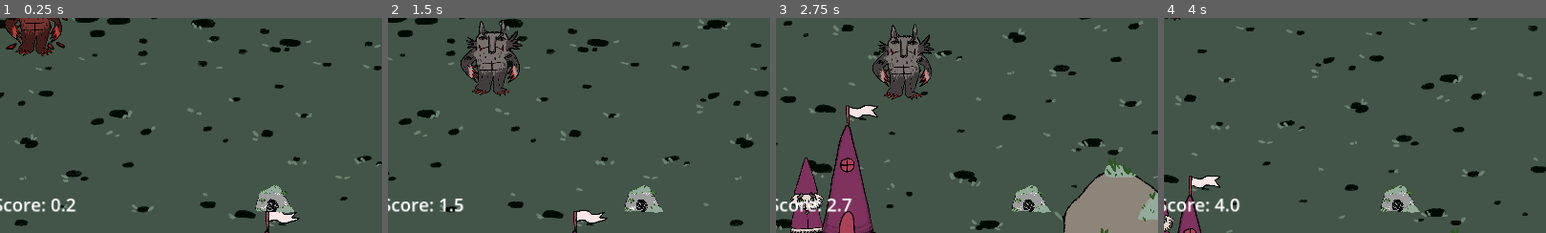
Above: before the commit, frames 1-4 (left to right).
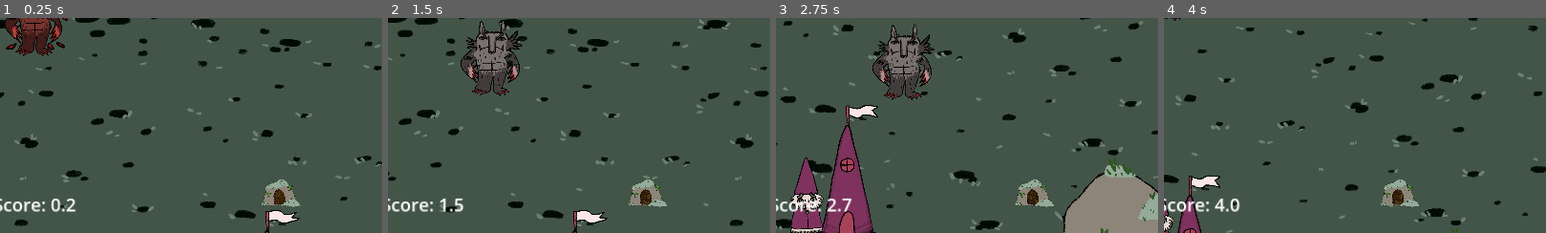
Above: after the commit, the same moments.

Repository: TheJP/GMTKGameJam2023
Game: Godot game, scene res://main.tscn
The game is run twice, just before and just after one commit, with the same random seed, the same clock (stepped at 60 frames per second) and the same inputs.
Inputs (mouse positions are % of the whole screen's width and height, from its top left):
- Up to frame 1 (0.25 s): no input
- Up to frame 2 (1.5 s): move the mouse to (72, 45) at 0.52 s; press the mouse at (72, 45) at 0.53 s; hold D (move_right) 0.53-1.28 s; move the mouse to (30, 55) at 1.27 s; release the mouse at (30, 55) at 1.28 s; hold S (move_down) from 1.28 s (still down); click (30, 55) at 1.35 s
- Up to frame 3 (2.75 s): move the mouse to (60, 28) at 2.02 s; release S (move_down) at 2.03 s; press the mouse at (60, 28) at 2.03 s; hold D (move_right) from 2.03 s (still down)
- Up to frame 4 (4 s): move the mouse to (45, 70) at 2.77 s; release D (move_right) at 2.78 s; release the mouse at (45, 70) at 2.78 s; hold W (move_up) 2.78-3.53 s; click (45, 70) at 2.85 s; move the mouse to (80, 65) at 3.52 s; press the mouse at (80, 65) at 3.53 s; hold A (move_left) from 3.53 s (still down)
The pictures show only the part of the screen within x 46-96%, y 50-100%; the shares and areas given below are measured in that part.

The runs differ from the first frame. In frame 1, 1.2% of the frame differs, in the area x 66-79%, y 75-91%; in frame 2, 1.1%; in frame 3, 1.1%; in frame 4, 1.0%.

Commit message:
Updated monster lair image

Diff:
--- a/GMTKGameJam2023/UIElements/monster_lair_indicator.gd
+++ b/GMTKGameJam2023/UIElements/monster_lair_indicator.gd
@@ -1,6 +1,6 @@
 extends TextureRect
 
-const MARGIN = Vector2(75, 50)
+const MARGIN = Vector2(50, 65)
 const INDICATOR_SIZE = Vector2(100, 100)
 
 func _process(delta):
@@ -12,8 +12,7 @@
 	var player: Vector2 = owner.player.global_position
 	var monster_lair: Vector2 = owner.monster_lair.global_position
 	var viewport: Rect2 = get_viewport_rect()
-	viewport.position += MARGIN + INDICATOR_SIZE
-	viewport.size -= 2 * (MARGIN + INDICATOR_SIZE)
+	viewport.size -= MARGIN + INDICATOR_SIZE
 
 	var direction: Vector2 = monster_lair - player
 	direction = direction.normalized()
Binary file changed: GMTKGameJam2023/Assets/MonsterLair/Cave.png
